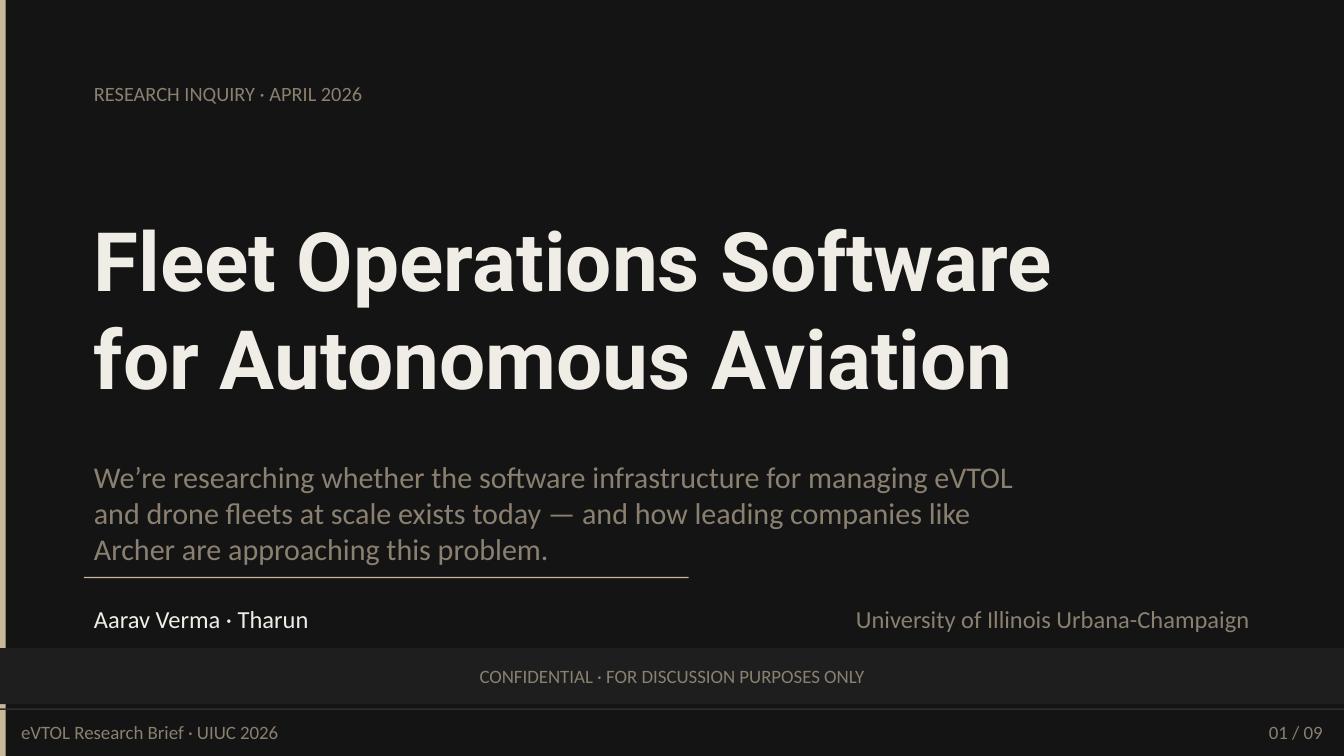
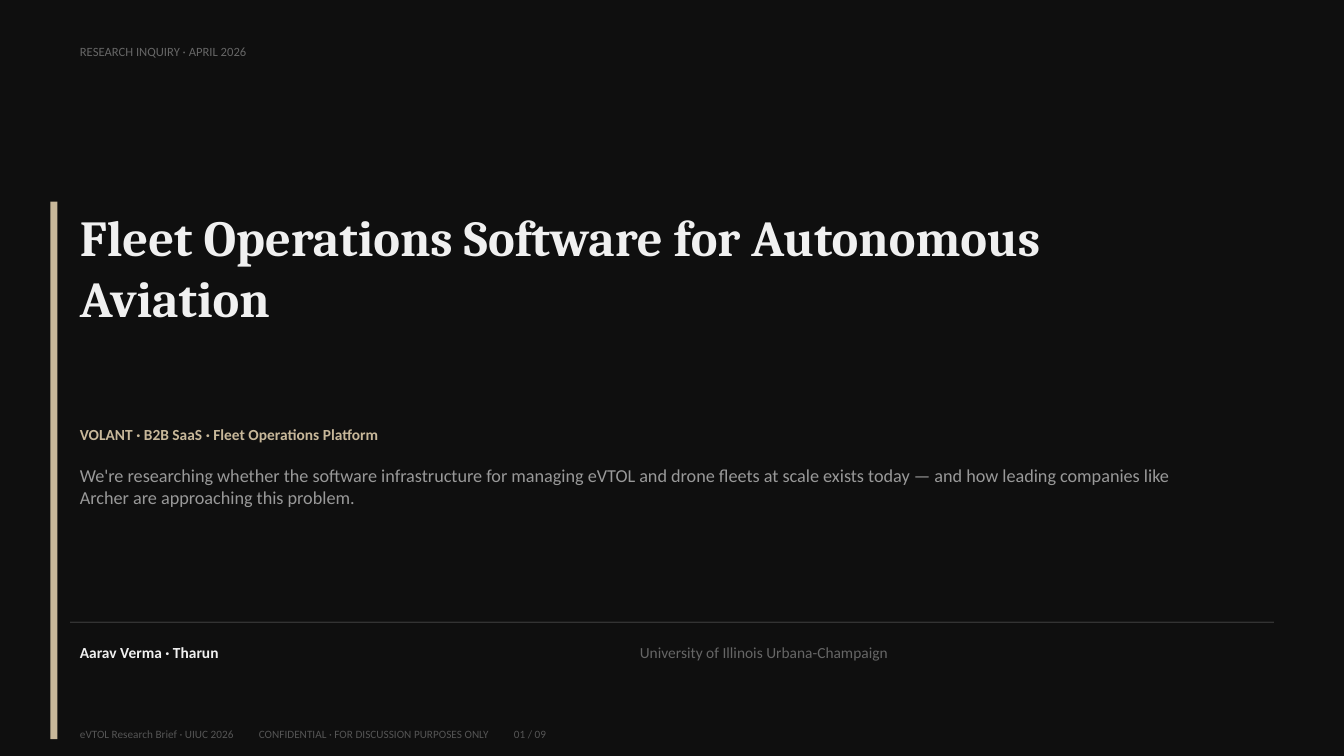
Before and after one commit to Verma0118/volant, a slide deck: slide 1 of Product/StartupPitchDeck.pptx. Drawn at 1344x756 pixels with LibreOffice and Linux fonts; fonts in the diff are those of the drawing. Boxes give left, top, right and bottom in pixels: in the first picture for what was removed or moved away, otherwise in the second. Text is boxed around its words. In the diff, an @@ line names an element or a change of style, - is before the commit and + after.

```diff
--- a/Product/StartupPitchDeck.pptx
+++ b/Product/StartupPitchDeck.pptx
@@ background #141414 to #0F0F0F @@
@@ text "RESEARCH INQUIRY · APRIL 2026": place and size @@
-text "RESEARCH INQUIRY · APRIL 2026" at [94, 87, 362, 104]
+text "RESEARCH INQUIRY · APRIL 2026" at [80, 48, 247, 57]
@@ text "RESEARCH INQUIRY · APRIL 2026" at [80, 48, 247, 57]: size 14.5 to 9 pt, text colour #8A8070 to #666666; vertical alignment middle to top @@
@@ rectangle: place and size @@
-rectangle at [0, 0, 6, 756]
+rectangle at [50, 202, 57, 739]
@@ text "Fleet Operations Software for Autonomous ..." at [80, 220, 1040, 318]: vertical alignment middle to top @@
@@ text at [80, 220, 1040, 318]: text changed; size 58.5 to 36 pt; font Roboto to Cambria; text colour #F0EDE6 to #F0F0F0 @@
-Fleet Operations Software
-for Autonomous Aviation
+Fleet Operations Software for Autonomous Aviation
@@ text added at [80, 429, 378, 443], 11 pt, text #C8B89A, bold @@
+VOLANT · B2B SaaS · Fleet Operations Platform
@@ text "We're researching whether the software ..." at [80, 469, 1169, 507]: vertical alignment middle to top @@
@@ text at [80, 469, 1169, 507]: text changed; size 21.5 to 13 pt; text colour #8A8070 to #999999 @@
-We’re researching whether the software infrastructure for managing eVTOL and drone fleets at scale exists today — and how leading companies like Archer are approaching this problem.
+We're researching whether the software infrastructure for managing eVTOL and drone fleets at scale exists today — and how leading companies like Archer are approaching this problem.
@@ rectangle removed at [84, 577, 689, 578] @@
@@ rectangle: place and size @@
-rectangle at [0, 709, 1344, 710]
+rectangle at [70, 622, 1273, 623]
@@ rectangle at [70, 622, 1273, 623]: fill #2E2E2E to #333333 @@
@@ rectangle removed at [0, 648, 1344, 705] @@
-CONFIDENTIAL · FOR DISCUSSION PURPOSES ONLY
@@ text "Aarav Verma · Tharun": place and size @@
-text "Aarav Verma · Tharun" at [94, 611, 309, 628]
+text "Aarav Verma · Tharun" at [80, 647, 219, 658]
@@ text "Aarav Verma · Tharun" at [80, 647, 219, 658]: size 17.5 to 11 pt, text colour #F0EDE6 to #F0F0F0, bold on; vertical alignment middle to top @@
@@ text "University of Illinois Urbana-Champaign": place and size @@
-text "University of Illinois Urbana-Champaign" at [856, 611, 1249, 632]
+text "University of Illinois Urbana-Champaign" at [640, 647, 887, 661]
@@ text "University of Illinois Urbana-Champaign" at [640, 647, 887, 661]: size 17.5 to 11 pt, text colour #8A8070 to #666666; alignment right to left; vertical alignment middle to top @@
@@ text at [80, 730, 546, 738]: text changed; size 13.5 to 8 pt; text colour #8A8070 to #555555 @@
-eVTOL Research Brief · UIUC 2026
+eVTOL Research Brief · UIUC 2026 CONFIDENTIAL · FOR DISCUSSION PURPOSES ONLY 01 / 09
@@ text removed at [1269, 727, 1323, 739] @@
-01 / 09
```
Also in this commit, not shown: 3 other slides changed, 5 slides added, 5 slides removed, 1 other file.
